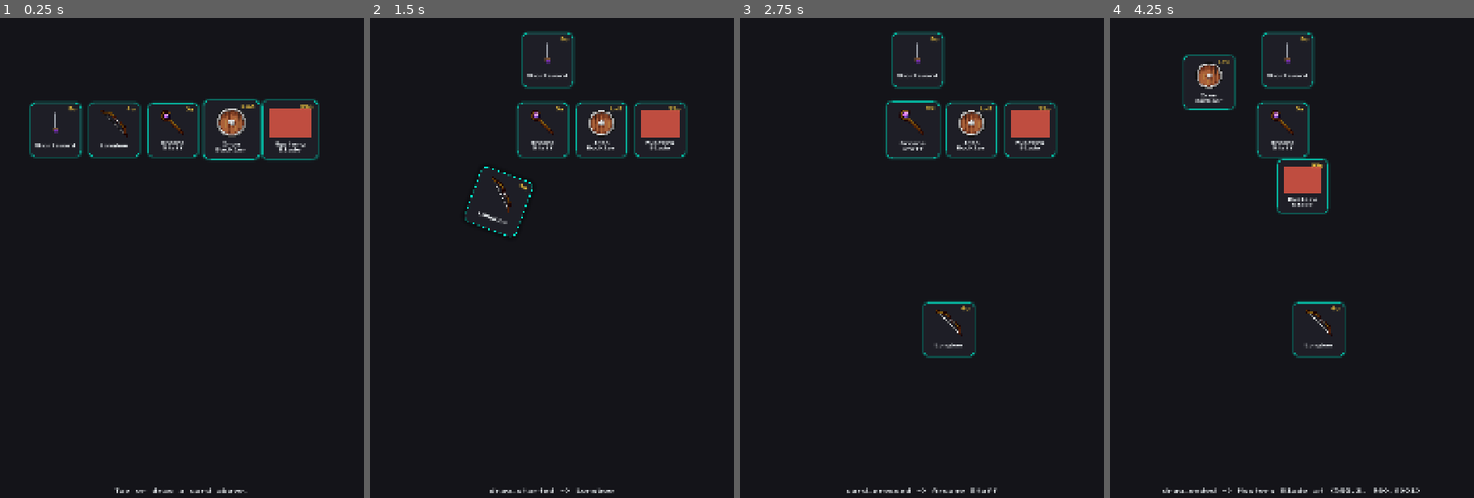
Above: before the commit, frames 1-4 (left to right).
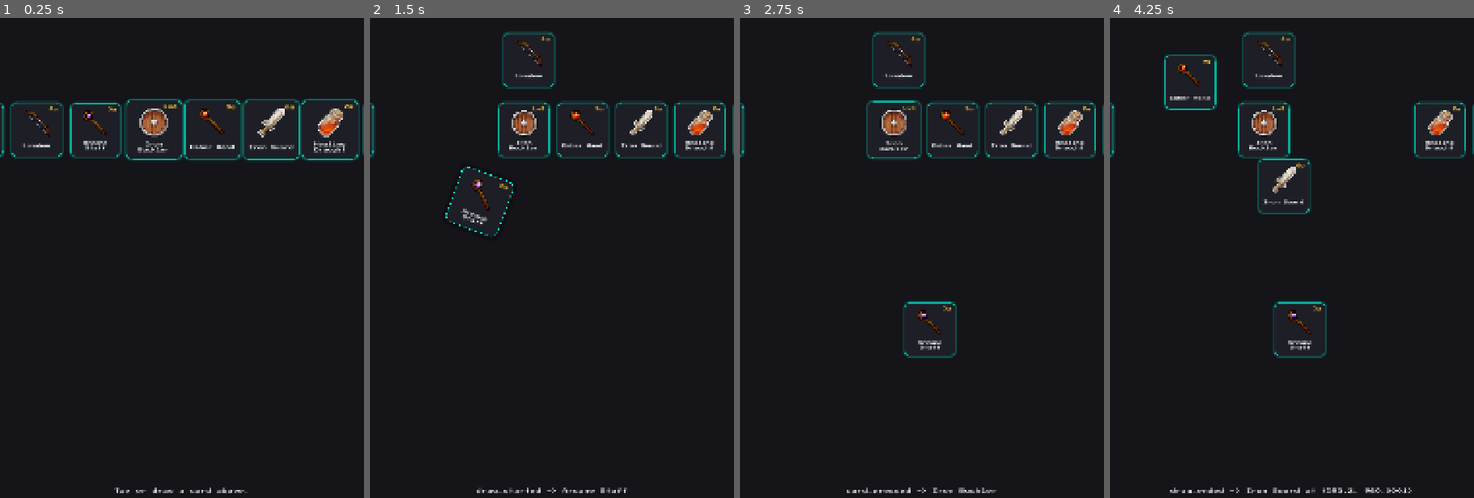
Above: after the commit, the same moments.

Repository: nomotomo/syn-grid-client
Game: Godot game, scene res://scenes/ui/ItemCardPreviewHarness.tscn
Same seed, same stepped clock (60 frames per second), same inputs: the game is played once before the commit and once after it. This scene is started directly instead of the project's main scene. Sound files missing from this copy of the repository are replaced by a short silence.
Inputs (mouse positions are in pixels of both pictures, inside the frame that each line leads up to):
- Up to frame 1 (0.25 s): no input
- Up to frame 2 (1.5 s): drag from (424, 128) to (588, 90) at 0.52 s; drag from (482, 128) to (533, 363) at 1.27 s
- Up to frame 3 (2.75 s): move the mouse to (914, 128) at 2.02 s; click (914, 128) at 2.17 s
- Up to frame 4 (4.25 s): tap Enter at 2.75 s; drag from (1342, 128) to (1182, 133) at 2.77 s; drag from (1401, 128) to (1310, 234) at 3.52 s

The runs differ from the first frame. In frame 1, 5.1% of the frame differs, in the area x 0-100%, y 16-30%; in frame 2, 4.9%; in frame 3, 4.7%; in frame 4, 5.3%, in the area x 0-100%, y 2-99%.

Commit message:
Address PR #20 review: distinct iron sword and visible Kenney stencils.
Use Cainos Iron Sword for icon_melee_iron_sword, switch Kenney HUD/badge
sources to White/2x stencils with self_modulate tints, and extend
ItemCardPreviewHarness to cover the four new item icons.

Co-authored-by: Cursor <cursoragent@cursor.com>

Diff:
--- a/scenes/leaderboard/LeaderboardScene.gd
+++ b/scenes/leaderboard/LeaderboardScene.gd
@@ -230,6 +230,7 @@
 	if path != "" and ResourceLoader.exists(path):
 		var tex := TextureRect.new()
 		tex.texture = load(path)
+		tex.self_modulate = BADGE_FALLBACK_COLORS.get(rank, SynGridPalette.GOLD)
 		tex.expand_mode = TextureRect.EXPAND_IGNORE_SIZE
 		tex.stretch_mode = TextureRect.STRETCH_KEEP_ASPECT_CENTERED
 		tex.set_anchors_preset(Control.PRESET_FULL_RECT)
--- a/scenes/ui/ItemCardPreviewHarness.tscn
+++ b/scenes/ui/ItemCardPreviewHarness.tscn
@@ -20,8 +20,8 @@
 anchor_top = 0.3
 anchor_right = 0.5
 anchor_bottom = 0.3
-offset_left = -450.0
-offset_right = 450.0
+offset_left = -680.0
+offset_right = 680.0
 offset_bottom = 160.0
 theme_override_constants/separation = 24
 
--- a/scenes/ui/StatsHud.tscn
+++ b/scenes/ui/StatsHud.tscn
@@ -99,6 +99,7 @@
 alignment = 1
 
 [node name="TriumphIcon" type="TextureRect" parent="TriumphPanel/HBox"]
+unique_name_in_owner = true
 custom_minimum_size = Vector2(32, 32)
 texture = ExtResource("4_triumph")
 expand_mode = 1
--- a/scripts/ui/ItemCardPreviewHarness.gd
+++ b/scripts/ui/ItemCardPreviewHarness.gd
@@ -10,6 +10,10 @@
 	{"name": "Longbow", "weapon_category": "RANGED", "buy_price": 4},
 	{"name": "Arcane Staff", "weapon_category": "ARCANE", "buy_price": 5},
 	{"name": "Iron Buckler", "weapon_category": "", "level": 3},
+	{"name": "Ember Wand", "weapon_category": "ARCANE", "buy_price": 9},
+	{"name": "Iron Sword", "weapon_category": "MELEE", "buy_price": 6},
+	{"name": "Healing Draught", "weapon_category": "", "buy_price": 2},
+	{"name": "Leather Armor", "weapon_category": "", "buy_price": 4},
 	# Permanent fallback regression: no matching sprite file for this name.
 	{"name": "Mystery Blade", "weapon_category": "MELEE", "buy_price": 99},
 ]
--- a/scripts/ui/StatsHud.gd
+++ b/scripts/ui/StatsHud.gd
@@ -18,6 +18,7 @@
 @onready var _gold_value: Label = %GoldValue
 @onready var _life_value: Label = %LifeValue
 @onready var _triumph_value: Label = %TriumphValue
+@onready var _triumph_icon: TextureRect = %TriumphIcon
 
 func _ready() -> void:
 	for panel: PanelContainer in [_round_panel, _gold_panel, _life_panel, _triumph_panel]:
@@ -25,6 +26,8 @@
 			SynGridPalette.BORDER_DIM, SynGridPalette.PANEL_BG_ELEVATED, 0, true))
 	_gold_value.add_theme_color_override("font_color", SynGridPalette.GOLD)
 	_triumph_value.add_theme_color_override("font_color", SynGridPalette.ACCENT_TEAL)
+	# Kenney white stencils need a tint to read on dark panels.
+	_triumph_icon.self_modulate = SynGridPalette.ACCENT_TEAL
 	refresh()
 
 func refresh() -> void:
--- a/tools/sprite_source_manifest.json
+++ b/tools/sprite_source_manifest.json
@@ -15,21 +15,21 @@
       "fallback": "procedural_heart"
     },
     "assets/sprites/ui/icon_triumph.png": {
-      "kenney_game_icons": "PNG/Black/2x/trophy.png",
+      "kenney_game_icons": "PNG/White/2x/trophy.png",
       "fallback": "procedural_trophy"
     }
   },
   "rank_badges": {
     "assets/sprites/ui/badge_gold.png": {
-      "kenney_game_icons": "PNG/Black/2x/medal1.png",
+      "kenney_game_icons": "PNG/White/2x/medal1.png",
       "fallback": "procedural_badge_gold"
     },
     "assets/sprites/ui/badge_silver.png": {
-      "kenney_game_icons": "PNG/Black/2x/medal2.png",
+      "kenney_game_icons": "PNG/White/2x/medal2.png",
       "fallback": "procedural_badge_silver"
     },
     "assets/sprites/ui/badge_bronze.png": {
-      "kenney_game_icons": "PNG/Black/2x/star.png",
+      "kenney_game_icons": "PNG/White/2x/star.png",
       "fallback": "procedural_badge_bronze"
     }
   },
@@ -65,8 +65,8 @@
       "fallback": "procedural_shield_iron_buckler"
     },
     "assets/sprites/items/icon_melee_iron_sword.png": {
+      "cainos_rpg": "Weapon & Tool/Iron Sword.png",
       "akari21_rpg": "iron_sword.png",
-      "cainos_rpg": "Weapon & Tool/Iron Sword.png",
       "fallback": "procedural_melee_shortsword"
     },
     "assets/sprites/items/icon_shield_leather_armor.png": {
Binary file changed: assets/sprites/items/icon_melee_iron_sword.png
Binary file changed: assets/sprites/ui/badge_bronze.png
Binary file changed: assets/sprites/ui/badge_gold.png
Binary file changed: assets/sprites/ui/badge_silver.png
Binary file changed: assets/sprites/ui/icon_triumph.png
Not shown, changed: assets/sprites/items/CREDITS.md
